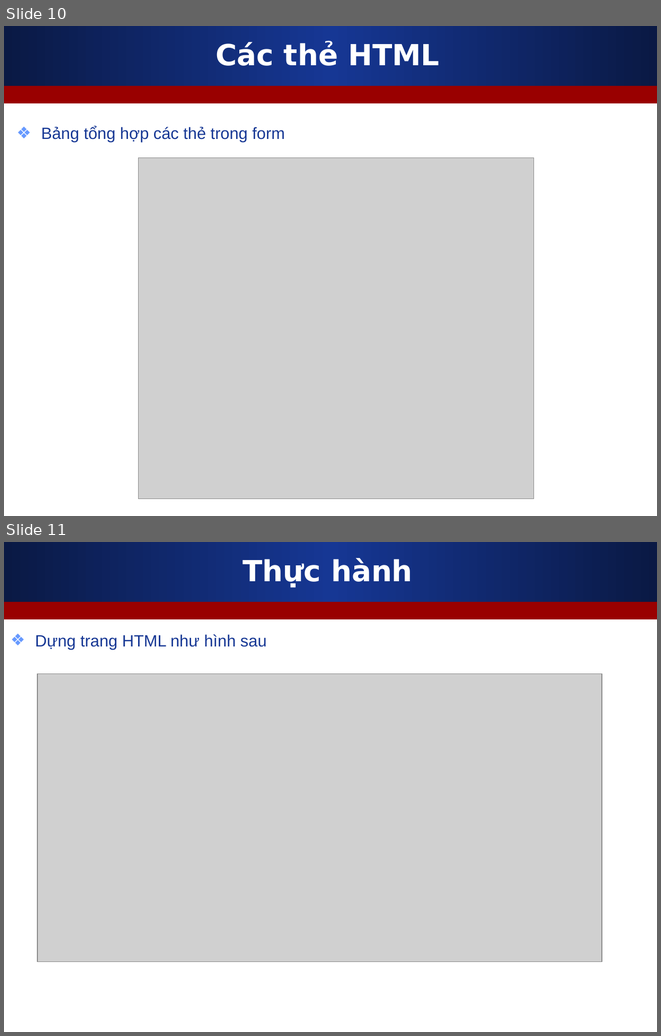
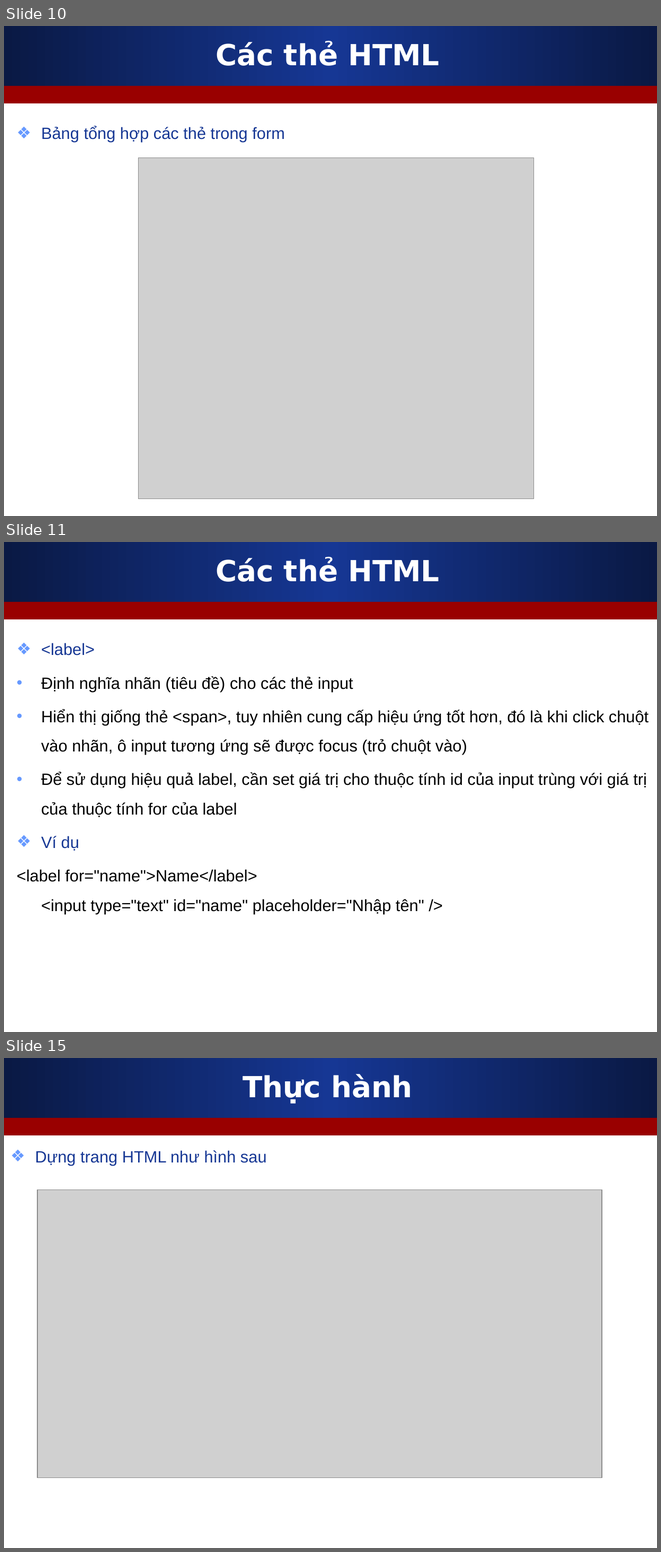
Before and after one commit to nguyenvietmanhit/phpfrontend09, a slide deck: Day01_HTML/Slides/2_HTML_can_ban.ppt. Shown one above the other, each under a label of ours: slides 10 and 11 before the commit, slides 10, 11 and 15 after it; the slides between them are not shown. The pictures are 661x1036 and 661x1552 pixels, drawn with LibreOffice and Linux fonts; fonts in the diff are those of the drawing; grey boxes stand for pictures. Boxes give left, top, right and bottom in pixels: in the first picture for what was removed or moved away, otherwise in the second. Text is boxed around its words. In the diff, an @@ line names an element or a change of style, - is before the commit and + after.

Commit message:
Noi dung ngay hoc dau tien: Gioi thieu khoa hoc va 1 so the HTML can ban

```diff
--- a/Day01_HTML/Slides/2_HTML_can_ban.ppt
+++ b/Day01_HTML/Slides/2_HTML_can_ban.ppt
@@ slide 11 added at (x1=4, y1=542, x2=657, y2=1032), background #FFFFFF; not listed: 2 template elements that a slide beside it also shows @@
@@ title added at (x1=215, y1=557, x2=440, y2=582), 32 pt, text #FFFFFF, bold @@
+Các thẻ HTML
@@ text added at (x1=17, y1=643, x2=648, y2=914), 18 pt, text #000000 @@
+❖ <label>
+• Định nghĩa nhãn (tiêu đề) cho các thẻ input
+• Hiển thị giống thẻ <span>, tuy nhiên cung cấp hiệu ứng tốt hơn, đó là khi click chuột vào nhãn, ô input tương ứng sẽ được focus (trỏ chuột vào)
+• Để sử dụng hiệu quả label, cần set giá trị cho thuộc tính id của input trùng với giá trị của thuộc tính for của label
+❖ Ví dụ
+<label for="name">Name</label>
+<input type="text" id="name" placeholder="Nhập tên" />
@@ what was slide 11 is now slide 15 @@
```
Also in this commit, not shown: 1 slide changed, 3 other slides added, 1 other file.
